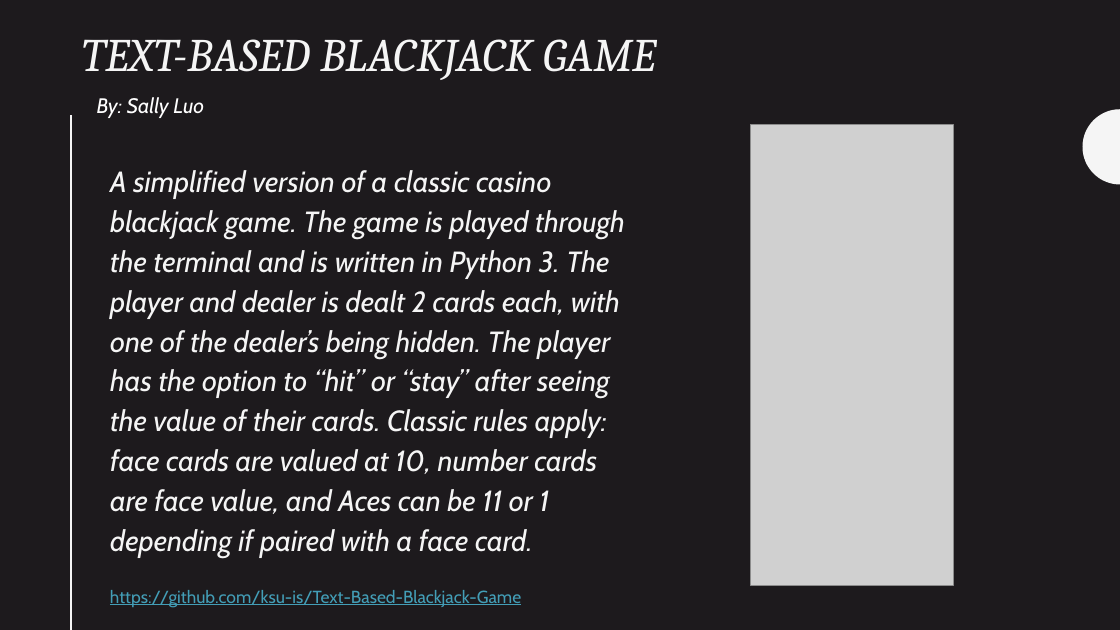
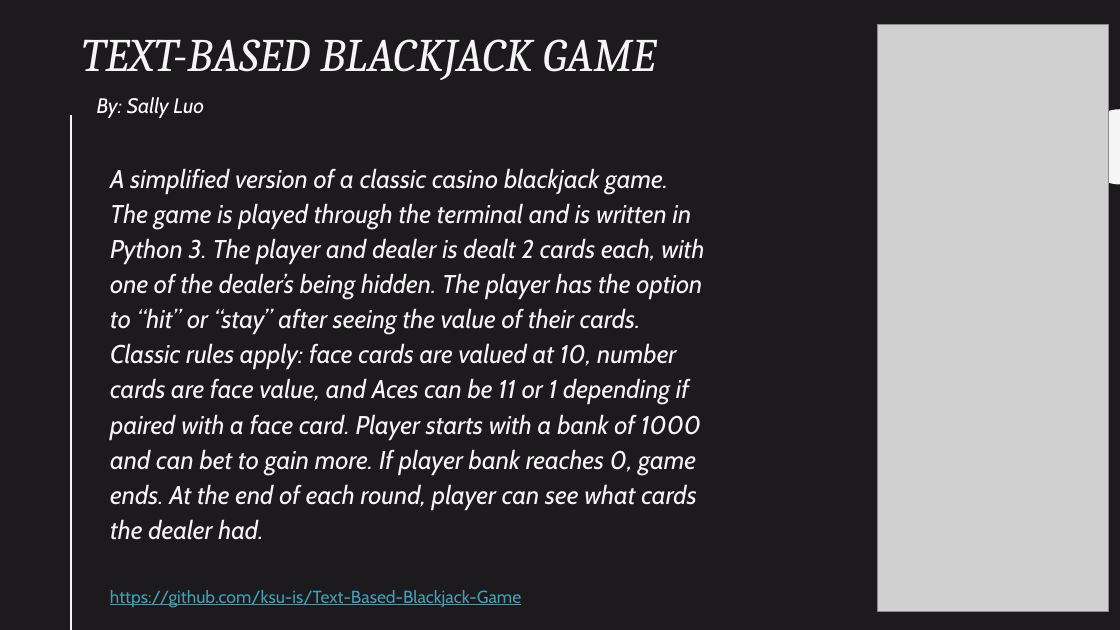
Before and after one commit to ksu-is/Black-Jack-Game, a slide deck: slide 1 of Text-Based Blackjack Game.pptx. Drawn at 1120x630 pixels with LibreOffice and Linux fonts; fonts in the diff are those of the drawing; grey boxes stand for pictures. Boxes give left, top, right and bottom in pixels: in the first picture for what was removed or moved away, otherwise in the second. Text is boxed around its words. In the diff, an @@ line names an element or a change of style, - is before the commit and + after.

Commit message:
Updated PPT

```diff
--- a/Text-Based Blackjack Game.pptx
+++ b/Text-Based Blackjack Game.pptx
@@ picture added at <box>878,24,1109,611</box> @@
@@ picture removed at <box>750,124,953,585</box> @@
@@ subtitle at <box>110,168,704,540</box>: text changed; size 25 to 22 pt @@
-A simplified version of a classic casino blackjack game. The game is played through the terminal and is written in Python 3. The player and dealer is dealt 2 cards each, with one of the dealer’s being hidden. The player has the option to “hit” or “stay” after seeing the value of their cards. Classic rules apply: face cards are valued at 10, number cards are face value, and Aces can be 11 or 1 depending if paired with a face card.
+A simplified version of a classic casino blackjack game. The game is played through the terminal and is written in Python 3. The player and dealer is dealt 2 cards each, with one of the dealer’s being hidden. The player has the option to “hit” or “stay” after seeing the value of their cards. Classic rules apply: face cards are valued at 10, number cards are face value, and Aces can be 11 or 1 depending if paired with a face card. Player starts with a bank of 1000 and can bet to gain more. If player bank reaches 0, game ends. At the end of each round, player can see what cards the dealer had.
```
